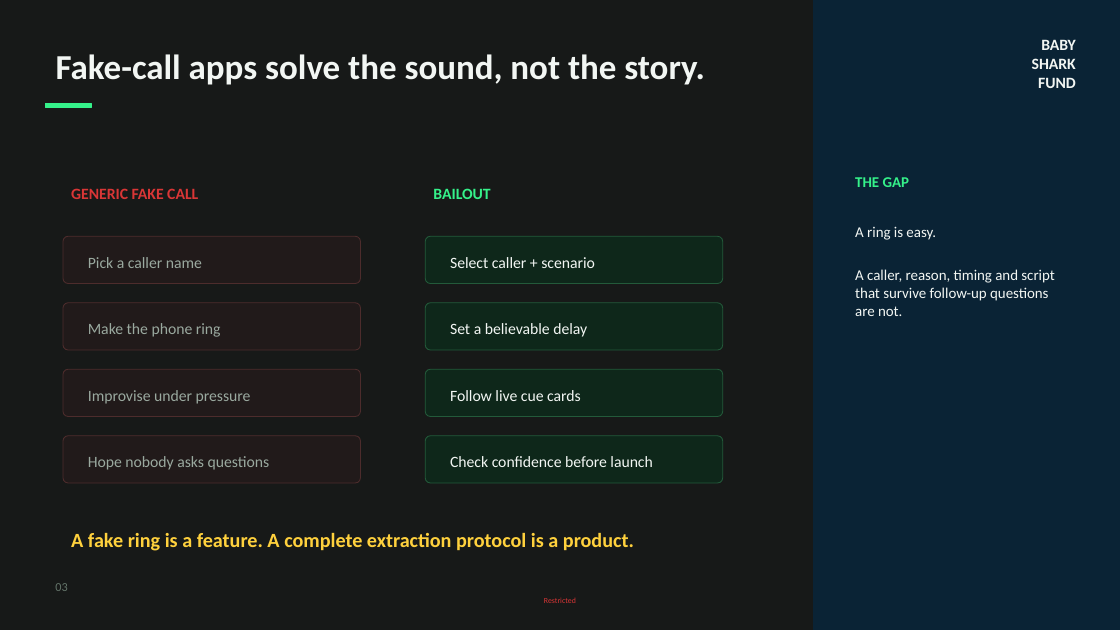
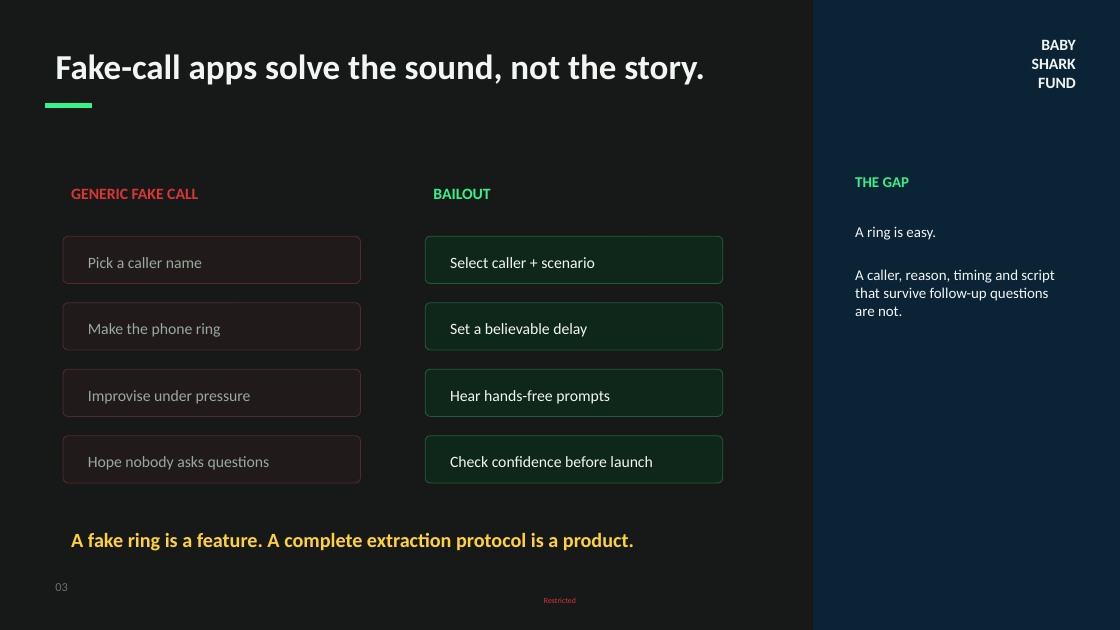
Before and after one commit to dreadcourage/BAILOUT, a slide deck: slide 3 of output/BAILOUT_Pitch_Deck.pptx. Drawn at 1120x630 pixels with LibreOffice and Linux fonts; fonts in the diff are those of the drawing. Boxes give left, top, right and bottom in pixels: in the first picture for what was removed or moved away, otherwise in the second. Text is boxed around its words. In the diff, an @@ line names an element or a change of style, - is before the commit and + after.

Commit message:
Add hands-free audio coaching

```diff
--- a/output/BAILOUT_Pitch_Deck.pptx
+++ b/output/BAILOUT_Pitch_Deck.pptx
@@ text at [450, 390, 610, 404]: text changed @@
-Follow live cue cards
+Hear hands-free prompts
```
Also in this commit, not shown: 1 other slide changed, 6 other files.
